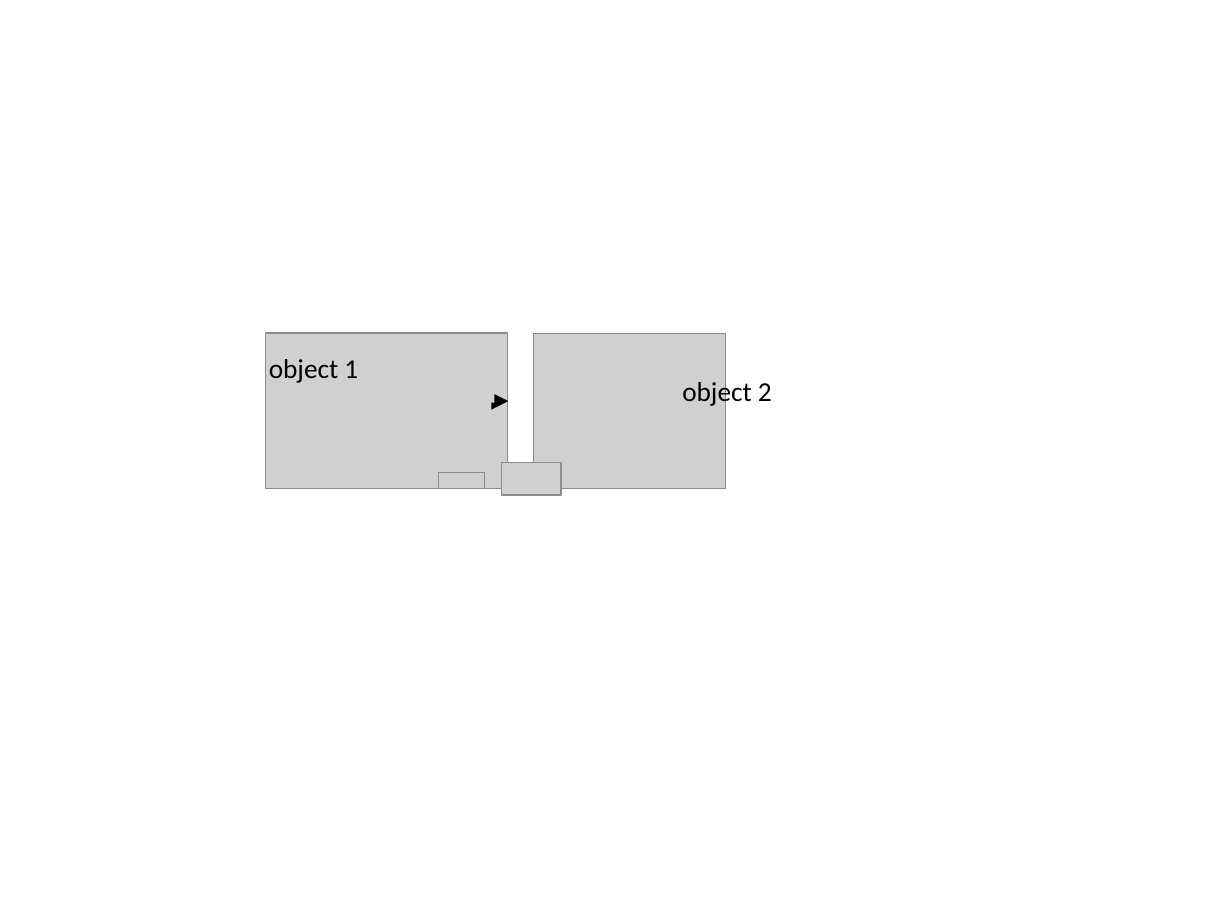
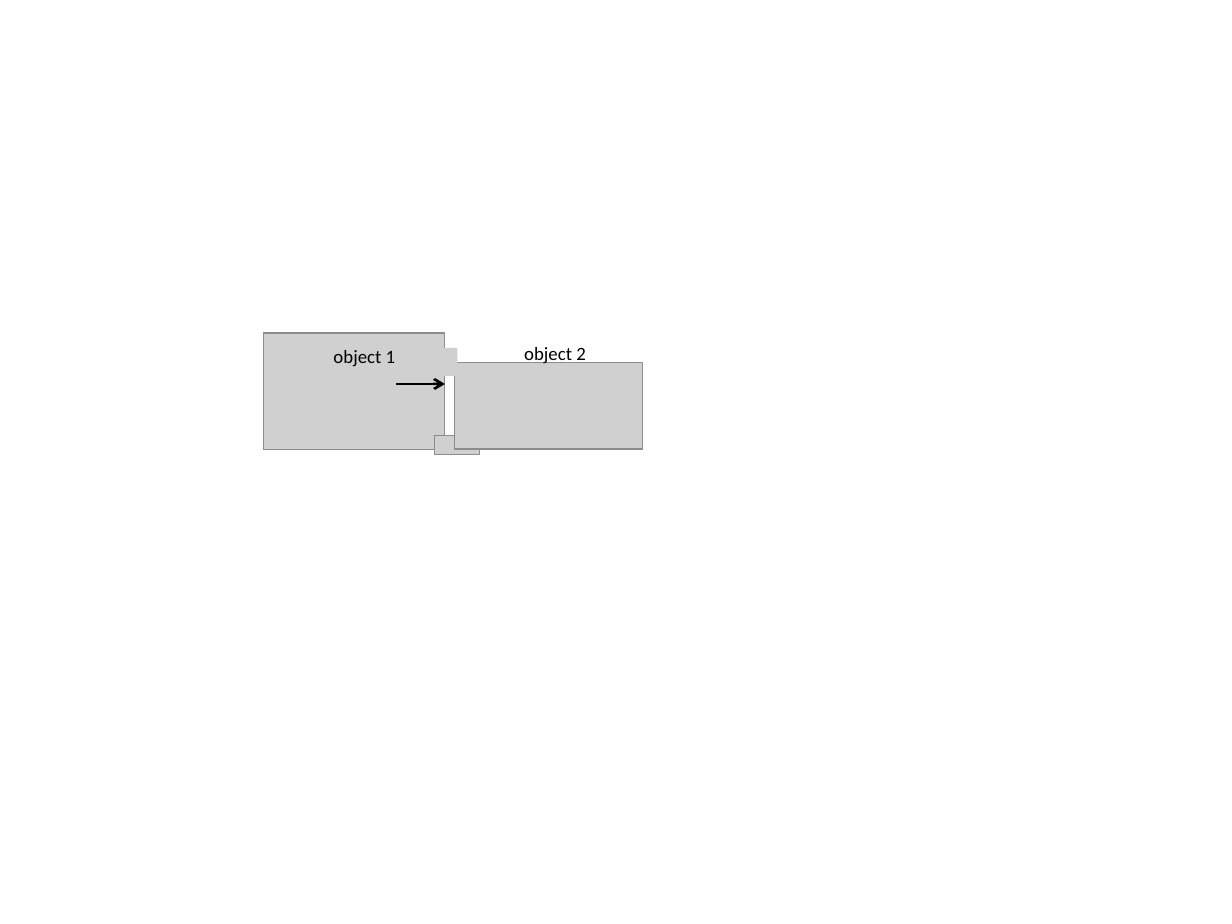
Before and after one commit to RichmondPhysics/131, a slide deck: slide 1 of StudentGuideModule1/newtons_laws/newtons_laws_fig2_new.pptx. Drawn at 1232x924 pixels with LibreOffice and Linux fonts; fonts in the diff are those of the drawing; grey boxes stand for pictures. Boxes give left, top, right and bottom in pixels: in the first picture for what was removed or moved away, otherwise in the second. Text is boxed around its words. In the diff, an @@ line names an element or a change of style, - is before the commit and + after.

```diff
--- a/StudentGuideModule1/newtons_laws/newtons_laws_fig2_new.pptx
+++ b/StudentGuideModule1/newtons_laws/newtons_laws_fig2_new.pptx
@@ picture: place and size @@
-picture at box(265, 333, 508, 488)
+picture at box(264, 333, 445, 450)
@@ text "object 1": place and size @@
-text "object 1" at box(269, 359, 358, 383)
+text "object 1" at box(333, 350, 396, 366)
@@ text "object 1" at box(333, 350, 396, 366): size 16 to 11 pt @@
@@ picture added at box(415, 347, 457, 376) @@
@@ text "object 2" at box(524, 347, 586, 365): size 16 to 11 pt @@
@@ text "object 2": place and size @@
-text "object 2" at box(682, 378, 772, 407)
+text "object 2" at box(524, 347, 586, 365)
@@ arrow moved from (444, 402) - (509, 402) to (395, 384) - (445, 384) @@
@@ arrow (395, 384) - (445, 384): arrowheads changed @@
@@ picture added at box(455, 362, 643, 450) @@
@@ picture added at box(516, 384, 578, 420) @@
@@ group removed at box(356, 334, 726, 494): 6 pictures, 1 rectangle @@
@@ picture added at box(435, 436, 479, 455) @@
```
Also in this commit, not shown: 19 other files.
